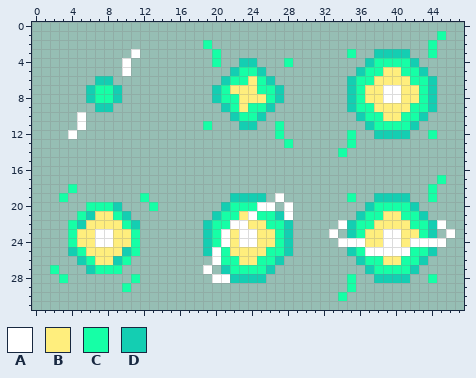
A pixel-art file gets an edit: art/effects/charging_laser_ball.aseprite. Above, as it was before the edit.
48x32 pixels, 1 frame.
Palette (. is transparent): A #ffffff  B #ffee7d  C #16ffa6  D #14ceb2
Pixels before, first column x 2:
 1 ...........................................C.
 2 .................C........................C..
 3 .........A........C..............C..DDDD..C..
 4 ........A.........C..DD...C........DCCCCD....
 5 ........A...........DCCD..........DCCBBCCD...
 6 .....DD............DCCBCD........DCCBBBBCCD..
 7 ....DCCD..........DCBBBCCD.......DCBBAABBCD..
 8 ....DCCD..........DCCBBBCD.......DCBBAABBCD..
 9 .....DD............DCBCCD........DCCBBBBCCD..
10 ...A................DCCD..........DCCBBCCD...
11 ...A.............C...DD..C.........DCCCCD....
12 ..A......................C.......C..DDDD..C..
13 ..........................C......C...........
14 ................................C............
15 .............................................
16 .............................................
17 ...........................................C.
18 ..C.......................................C..
19 .C........C.........DDDD.A.......C..DDDD..C..
20 ....CCCD...C.......DCCCAA.A........DCCCCD....
21 ...CDBBCD.........DCCBACCDA.......DCCBBCCD...
22 ..CDBBBBCD.......DCCAABBCCD.....ADCCBBBBCCDA.
23 ..CBBAABBC.......DCABAABBCD....A.DCBBAABBCD.A
24 ..CBBAABBC.......DCABAABBCD.....AAABBAABAAAA.
25 ..DCBBBBDC.......DACBBBBCCD......DCAAAAACCD..
26 ...DCBBDC.........ACCBBCCD........DCCBBCCD...
27 C...DCCC.........A.DCCCCD..........DCCCCD....
28 .C.......C........AADDDD.........C..DDDD..C..
29 ........C........................C...........
30 ................................C............
Now the later version:
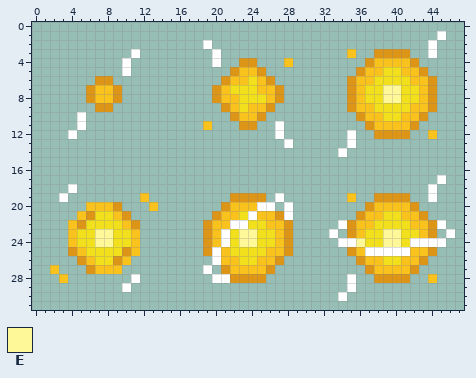
Colours new in this view: E #fff899
Changes in this commit:
layer "Layer 2" now hidden
layer "Layer 2 Copy" added
colour B: #ffee7d -> #f2e01d
colour C: #16ffa6 -> #f9c21d
colour D: #14ceb2 -> #dd9518
Layer "Layer 2 Copy":
y 1: x 45 C -> A
y 2: x 19 C -> A; x 44 C -> A
y 3: x 20 C -> A; x 44 C -> A
y 4: x 20 C -> A
y 7..8: x 39..40 AA -> EE
y 11: x 27 C -> A
y 12: x 27 C -> A; x 35 C -> A
y 13: x 28 C -> A; x 35 C -> A
y 14: x 34 C -> A
y 17: x 45 C -> A
y 18: x 4 C -> A; x 44 C -> A
y 19: x 3 C -> A; x 44 C -> A
y 23: x 7..8 AA -> EE; x 23..24 AA -> EE; x 39..40 AA -> EE
y 24: x 7..8 AA -> EE; x 23..24 AA -> EE; x 36 A -> E; x 39..40 AA -> EE
y 28: x 11 C -> A; x 35 C -> A
y 29: x 10 C -> A; x 35 C -> A
y 30: x 34 C -> A
Pixel boxes of the changes (left, top, right, bottom) in both pictures:
changed: (338, 31, 446, 301)
changed: (203, 40, 293, 148)
changed: (86, 76, 122, 112)
changed: (50, 184, 158, 292)
changed: (203, 193, 293, 283)
